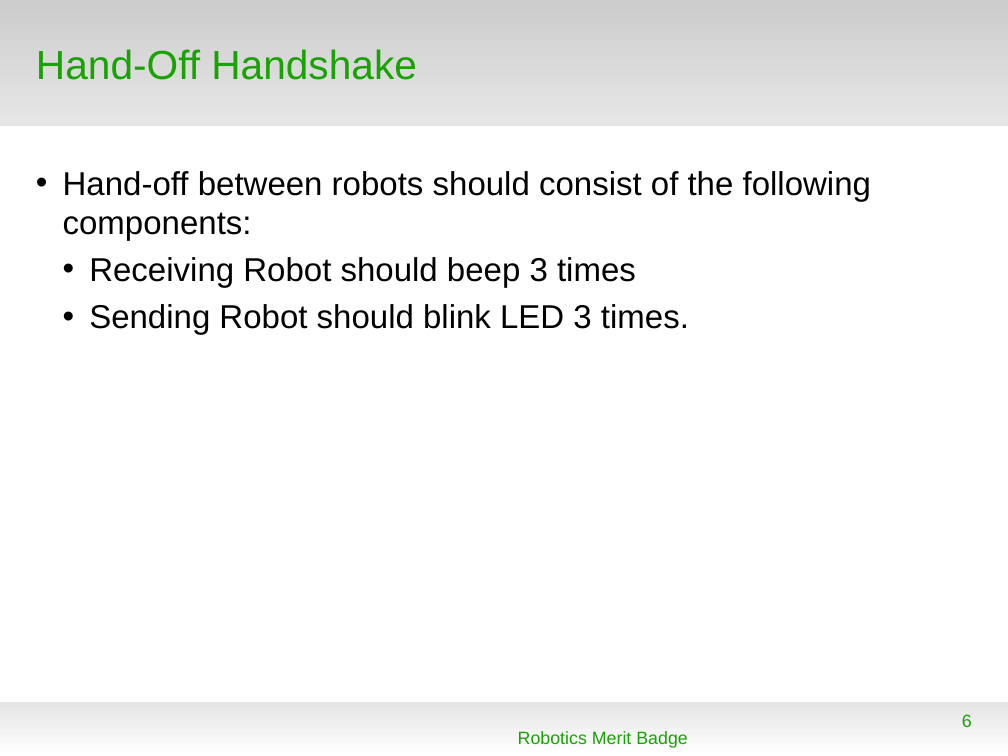
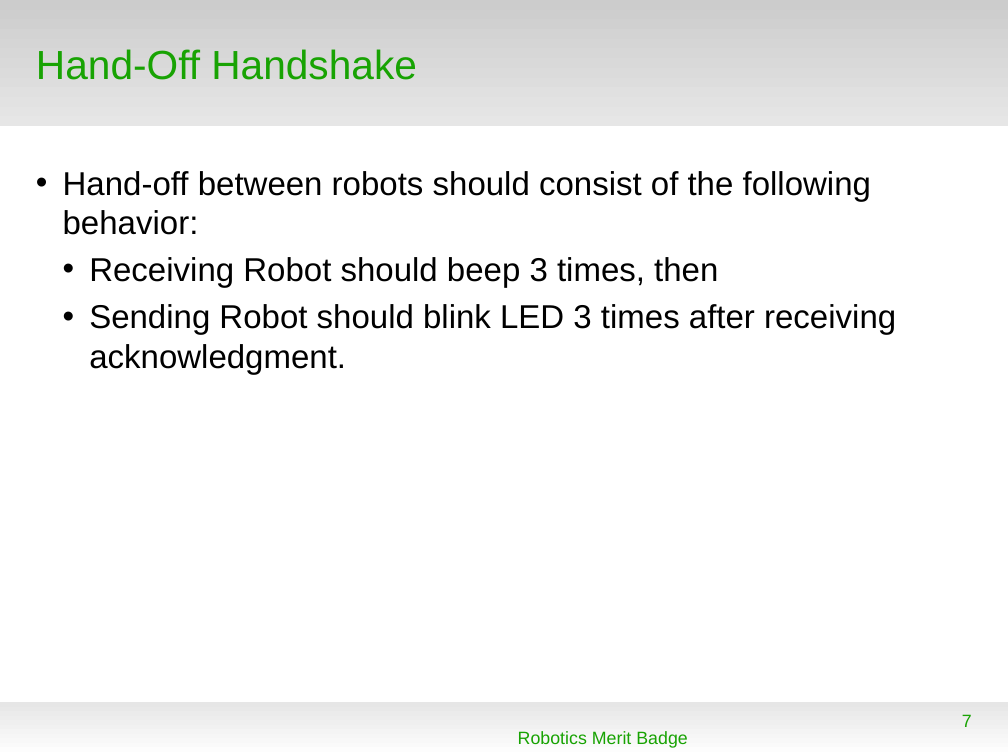
Before and after one commit to mcli/RoboticsMB, a slide deck: slide 7 of doc/2016Competition.odp (slide 6 before the commit). Drawn at 1008x756 pixels with LibreOffice and Linux fonts; fonts in the diff are those of the drawing; background and template pictures are left out. Boxes give left, top, right and bottom in pixels: in the first picture for what was removed or moved away, otherwise in the second. Text is boxed around its words. In the diff, an @@ line names an element or a change of style, - is before the commit and + after.

```diff
--- a/doc/2016Competition.odp
+++ b/doc/2016Competition.odp
@@ text at [63, 171, 896, 375]: text changed @@
-• Hand-off between robots should consist of the following components:
-  • Receiving Robot should beep 3 times
-  • Sending Robot should blink LED 3 times.
+• Hand-off between robots should consist of the following behavior:
+  • Receiving Robot should beep 3 times, then
+  • Sending Robot should blink LED 3 times after receiving acknowledgment.
@@ page number at [962, 714, 972, 727]: text changed @@
-6
+7
```
Also in this commit, not shown: 4 other slides changed, 1 slide added, 2 other files.
